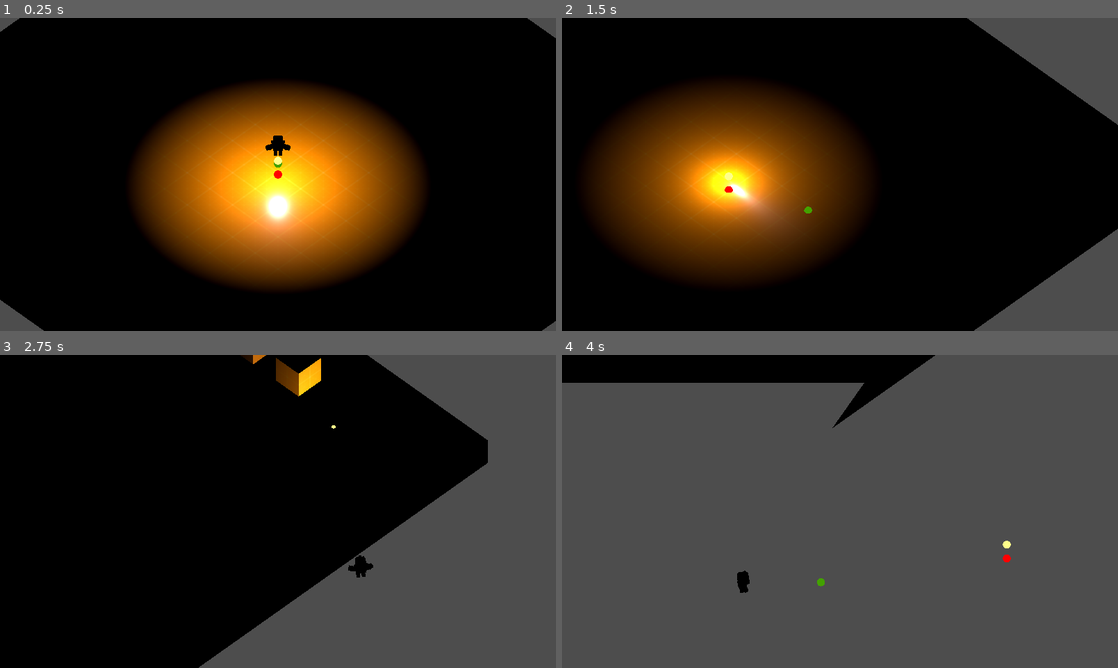
Above: before the commit, frames 1-4 (two rows, left to right).
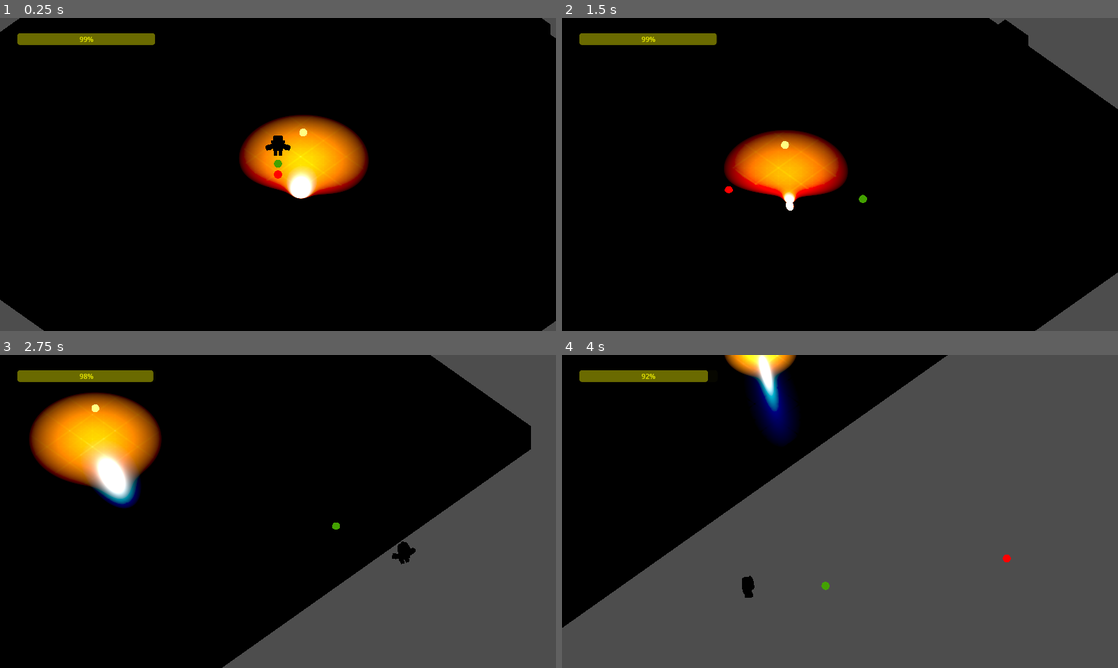
Above: after the commit, the same moments.

Repository: MVCP1/GameJamPUC
Game: Godot game, scene res://scene/test.tscn
Same seed, same stepped clock (60 frames per second), same inputs: the game is played once before the commit and once after it. The engine's default icon, where the game draws it, is replaced by a stand-in: a white triangle on a blue panel in a dark square.
Inputs (mouse positions are in pixels of both pictures, inside the frame that each line leads up to):
- Up to frame 1 (0.25 s): no input
- Up to frame 2 (1.5 s): move the mouse to (962, 158) at 0.52 s; hold D (right) 0.53-1.28 s; hold Shift (shift) 0.53-1.28 s; click (962, 158) at 0.6 s; move the mouse to (728, 190) at 1.27 s; hold S (down) from 1.28 s (still down); tap Shift (shift) at 1.35 s
- Up to frame 3 (2.75 s): click (166, 527) at 1.55 s; move the mouse to (333, 442) at 2.02 s; release S (down) at 2.03 s; hold D (right) from 2.03 s (still down); hold Shift (shift) from 2.03 s (still down); click (333, 442) at 2.1 s
- Up to frame 4 (4 s): move the mouse to (812, 574) at 2.77 s; release D (right) at 2.78 s; release Shift (shift) at 2.78 s; hold W (up) 2.78-3.53 s; tap Shift (shift) at 2.85 s; click (812, 574) at 3.05 s; move the mouse to (1006, 558) at 3.52 s; hold A (left) from 3.53 s (still down); hold Shift (shift) from 3.53 s (still down); tap Space (space) at 3.6 s

The runs differ from the first frame. In frame 1, 28% of the frame differs, in the area x 3-99%, y 0-87%; in frame 2, 30%, in the area x 3-100%, y 0-100%; in frame 3, 14%; in frame 4, 26%.

Commit message:
Energia e Plataformas

Diff:
--- a/entity/fairy.gd
+++ b/entity/fairy.gd
@@ -1,11 +1,46 @@
-extends MeshInstance3D
+extends CharacterBody3D
 
+const maxSpeed = 15
+const slowSpeed = 5
+const minSpeed = 1
+
+var direction = Vector3(0,0,0)
+var distance
+const distance_min = 0.1
+
+const min_size = 0.18
+const max_size = 0.25
+
+const max_y_offset = 1.5
+
+const max_light = 5.0
+const min_light = 0.5
+
+var can_move = true
 
 # Called when the node enters the scene tree for the first time.
 func _ready():
+	$Energy.value = 100.0
+	$MeshInstance3D/OmniLight3D.light_energy = max_light
 	pass # Replace with function body.
 
 
 # Called every frame. 'delta' is the elapsed time since the previous frame.
 func _process(delta):
+	if Input.is_action_just_pressed('click'):
+		can_move = not can_move
+
+	var percent = ($Energy.value/$Energy.max_value)
+	$MeshInstance3D.scale = Vector3(1,1,1)*clamp(max_size*percent, min_size, max_size)
+	$MeshInstance3D/OmniLight3D.light_energy = clamp(max_light*percent, min_light, max_light)
+
+	if can_move:
+		var mouse = Game.get_mouse() + Vector3(0,clamp(max_y_offset*percent, 0, max_y_offset),0)
+		distance = global_position.distance_to(mouse)
+		if(distance > distance_min):
+			direction += (mouse - global_position).normalized()*2
+			direction = direction.normalized()
+			velocity = direction*clamp(distance, minSpeed, slowSpeed+(maxSpeed-slowSpeed)*percent)
+			move_and_slide()
+			$Energy.value -= $Energy.step*clamp(distance, minSpeed, maxSpeed)
 	pass
--- a/entity/fairy.tscn
+++ b/entity/fairy.tscn
@@ -11,11 +11,68 @@
 [sub_resource type="SphereMesh" id="SphereMesh_74yjs"]
 material = SubResource("StandardMaterial3D_hjao7")
 
-[node name="Fairy" type="MeshInstance3D"]
-transform = Transform3D(1, 0, 0, 0, 1, 0, 0, 0, 1, 0, 1.71111, 0)
+[sub_resource type="SphereShape3D" id="SphereShape3D_0vpjy"]
+radius = 0.203805
+
+[sub_resource type="Animation" id="Animation_ngny0"]
+resource_name = "idle"
+loop_mode = 2
+tracks/0/type = "bezier"
+tracks/0/imported = false
+tracks/0/enabled = true
+tracks/0/path = NodePath("MeshInstance3D:position:y")
+tracks/0/interp = 1
+tracks/0/loop_wrap = true
+tracks/0/keys = {
+"handle_modes": PackedInt32Array(0, 0),
+"points": PackedFloat32Array(0.1, -0.25, 0, 0.25, 0, -0.1, -0.25, 0, 0.25, 0),
+"times": PackedFloat32Array(0, 1)
+}
+
+[sub_resource type="Animation" id="Animation_kaqoa"]
+length = 0.001
+tracks/0/type = "bezier"
+tracks/0/imported = false
+tracks/0/enabled = true
+tracks/0/path = NodePath("MeshInstance3D:position:y")
+tracks/0/interp = 1
+tracks/0/loop_wrap = true
+tracks/0/keys = {
+"handle_modes": PackedInt32Array(0),
+"points": PackedFloat32Array(0, -0.25, 0, 0.25, 0),
+"times": PackedFloat32Array(0)
+}
+
+[sub_resource type="AnimationLibrary" id="AnimationLibrary_yx81q"]
+_data = {
+"RESET": SubResource("Animation_kaqoa"),
+"idle": SubResource("Animation_ngny0")
+}
+
+[node name="Fairy" type="CharacterBody3D"]
+script = ExtResource("1_2ouis")
+
+[node name="MeshInstance3D" type="MeshInstance3D" parent="."]
+transform = Transform3D(0.25, 0, 0, 0, 0.25, 0, 0, 0, 0.25, 0, 0, 0)
 mesh = SubResource("SphereMesh_74yjs")
 skeleton = NodePath("../..")
-script = ExtResource("1_2ouis")
 
-[node name="OmniLight3D" type="OmniLight3D" parent="."]
+[node name="OmniLight3D" type="OmniLight3D" parent="MeshInstance3D"]
 light_energy = 4.243
+
+[node name="CollisionShape3D" type="CollisionShape3D" parent="."]
+shape = SubResource("SphereShape3D_0vpjy")
+
+[node name="AnimationPlayer" type="AnimationPlayer" parent="."]
+libraries = {
+"": SubResource("AnimationLibrary_yx81q")
+}
+autoplay = "idle"
+
+[node name="Energy" type="ProgressBar" parent="."]
+modulate = Color(1, 1, 0, 1)
+offset_left = 40.0
+offset_top = 35.0
+offset_right = 358.0
+offset_bottom = 62.0
+value = 20.0
--- /dev/null
+++ b/map/platform.gd
@@ -0,0 +1,40 @@
+extends Node3D
+
+@export var time = 3
+@export var fairy_distance = 2
+@export var likes_fairy = true
+var forward = true
+var tween
+var active
+
+# Called when the node enters the scene tree for the first time.
+func _ready():
+	move()
+	pass # Replace with function body.
+
+
+# Called every frame. 'delta' is the elapsed time since the previous frame.
+func _process(delta):
+	if Game.get_mouse().distance_to($box.global_position) > fairy_distance:
+		active = not likes_fairy
+	else:
+		active = likes_fairy
+	if active:
+		tween.play()
+		$box/CollisionShape3D/MeshInstance3D.material_override.albedo_color = Color(0,1,0)
+	else:
+		tween.pause()
+		$box/CollisionShape3D/MeshInstance3D.material_override.albedo_color = Color(1,0,0)
+	pass
+
+
+func move():
+	tween = create_tween()
+	#tween.set_ease(Tween.EASE_OUT)
+	tween.set_trans(Tween.TRANS_QUART)
+	tween.tween_property($box, 'global_position', $End.global_position if forward else $Start.global_position, time)
+	tween.connect("finished", on_tween_finished)
+
+func on_tween_finished():
+	forward = not forward
+	move()
--- /dev/null
+++ b/map/platform.tscn
@@ -0,0 +1,28 @@
+[gd_scene load_steps=5 format=3 uid="uid://ckl7l6l84vgwb"]
+
+[ext_resource type="Script" path="res://map/platform.gd" id="1_onxfn"]
+
+[sub_resource type="BoxShape3D" id="BoxShape3D_54svo"]
+
+[sub_resource type="StandardMaterial3D" id="StandardMaterial3D_rfs5l"]
+albedo_color = Color(1, 0, 0, 1)
+
+[sub_resource type="BoxMesh" id="BoxMesh_6nq4a"]
+
+[node name="Plataform" type="Node3D"]
+script = ExtResource("1_onxfn")
+
+[node name="Start" type="Marker3D" parent="."]
+transform = Transform3D(1, 0, 0, 0, 1, 0, 0, 0, 1, 0, 0, -0.0835342)
+
+[node name="box" type="AnimatableBody3D" parent="."]
+
+[node name="CollisionShape3D" type="CollisionShape3D" parent="box"]
+shape = SubResource("BoxShape3D_54svo")
+
+[node name="MeshInstance3D" type="MeshInstance3D" parent="box/CollisionShape3D"]
+material_override = SubResource("StandardMaterial3D_rfs5l")
+mesh = SubResource("BoxMesh_6nq4a")
+
+[node name="End" type="Marker3D" parent="."]
+transform = Transform3D(1, 0, 0, 0, 1, 0, 0, 0, 1, 0, 0, 1.45823)
--- a/project.godot
+++ b/project.godot
@@ -10,7 +10,7 @@
 
 [application]
 
-config/name="Soul Forger"
+config/name="GameJamPUC"
 run/main_scene="res://scene/test.tscn"
 config/features=PackedStringArray("4.2", "Forward Plus")
 config/icon="res://icon.svg"
--- a/scene/test.tscn
+++ b/scene/test.tscn
@@ -1,8 +1,18 @@
-[gd_scene load_steps=4 format=3 uid="uid://cxhb0wx45owjr"]
+[gd_scene load_steps=10 format=3 uid="uid://cxhb0wx45owjr"]
 
 [ext_resource type="PackedScene" uid="uid://nlidij6kaaek" path="res://entity/player.tscn" id="2_nf5h7"]
 [ext_resource type="PackedScene" uid="uid://c484e3nk3hpmf" path="res://map/box.tscn" id="2_yahha"]
+[ext_resource type="PackedScene" uid="uid://8nsp36ic37w6" path="res://entity/fairy.tscn" id="3_3xkhv"]
 [ext_resource type="PackedScene" uid="uid://caswk7rd54bhd" path="res://utility/camera.tscn" id="3_hegle"]
+[ext_resource type="PackedScene" uid="uid://ckl7l6l84vgwb" path="res://map/platform.tscn" id="4_4ia5w"]
+[ext_resource type="Script" path="res://map/platform.gd" id="5_hbru6"]
+
+[sub_resource type="BoxShape3D" id="BoxShape3D_54svo"]
+
+[sub_resource type="StandardMaterial3D" id="StandardMaterial3D_rfs5l"]
+albedo_color = Color(1, 0, 0, 1)
+
+[sub_resource type="BoxMesh" id="BoxMesh_6nq4a"]
 
 [node name="Main" type="Node3D"]
 
@@ -12,7 +22,7 @@
 transform = Transform3D(20.532, 0, 0, 0, 1, 0, 0, 0, 19.6741, -0.237894, 0, -0.468285)
 
 [node name="box2" parent="Node3D" instance=ExtResource("2_yahha")]
-transform = Transform3D(1, 0, 0, 0, 1, 0, 0, 0, 1, 4, 1, -8)
+transform = Transform3D(1, 0, 0, 0, 1, 0, 0, 0, 1, 7, 1, -8)
 
 [node name="box3" parent="Node3D" instance=ExtResource("2_yahha")]
 transform = Transform3D(1, 0, 0, 0, 1, 0, 0, 0, 1, -6, 1, -7)
@@ -27,34 +37,34 @@
 transform = Transform3D(1, 0, 0, 0, 1, 0, 0, 0, 1, -6, 4, -7)
 
 [node name="box7" parent="Node3D" instance=ExtResource("2_yahha")]
-transform = Transform3D(1, 0, 0, 0, 1, 0, 0, 0, 1, 2, 1, -8)
+transform = Transform3D(1, 0, 0, 0, 1, 0, 0, 0, 1, 5, 1, -8)
 
 [node name="box8" parent="Node3D" instance=ExtResource("2_yahha")]
-transform = Transform3D(1, 0, 0, 0, 1, 0, 0, 0, 1, 2, 2, -8)
+transform = Transform3D(1, 0, 0, 0, 1, 0, 0, 0, 1, 5, 2, -8)
 
 [node name="box9" parent="Node3D" instance=ExtResource("2_yahha")]
-transform = Transform3D(1, 0, 0, 0, 1, 0, 0, 0, 1, 0, 1, -8)
+transform = Transform3D(1, 0, 0, 0, 1, 0, 0, 0, 1, 3, 1, -8)
 
 [node name="box10" parent="Node3D" instance=ExtResource("2_yahha")]
-transform = Transform3D(1, 0, 0, 0, 1, 0, 0, 0, 1, 0, 2, -8)
+transform = Transform3D(1, 0, 0, 0, 1, 0, 0, 0, 1, 3, 2, -8)
 
 [node name="box11" parent="Node3D" instance=ExtResource("2_yahha")]
-transform = Transform3D(1, 0, 0, 0, 1, 0, 0, 0, 1, 0, 3, -8)
+transform = Transform3D(1, 0, 0, 0, 1, 0, 0, 0, 1, 3, 3, -8)
 
 [node name="box12" parent="Node3D" instance=ExtResource("2_yahha")]
-transform = Transform3D(1, 0, 0, 0, 1, 0, 0, 0, 1, -2, 1, -8)
+transform = Transform3D(1, 0, 0, 0, 1, 0, 0, 0, 1, 1, 1, -8)
 
 [node name="box13" parent="Node3D" instance=ExtResource("2_yahha")]
-transform = Transform3D(1, 0, 0, 0, 1, 0, 0, 0, 1, -2, 2, -8)
+transform = Transform3D(1, 0, 0, 0, 1, 0, 0, 0, 1, 1, 2, -8)
 
 [node name="box14" parent="Node3D" instance=ExtResource("2_yahha")]
-transform = Transform3D(1, 0, 0, 0, 1, 0, 0, 0, 1, -2, 3, -8)
+transform = Transform3D(1, 0, 0, 0, 1, 0, 0, 0, 1, 1, 3, -8)
 
 [node name="box15" parent="Node3D" instance=ExtResource("2_yahha")]
-transform = Transform3D(1, 0, 0, 0, 1, 0, 0, 0, 1, -2, 4, -8)
+transform = Transform3D(1, 0, 0, 0, 1, 0, 0, 0, 1, 1, 4, -8)
 
 [node name="box16" parent="Node3D" instance=ExtResource("2_yahha")]
-transform = Transform3D(1, 0, 0, 0, 1, 0, 0, 0, 1, -2.99939, 3.99488, -7.98591)
+transform = Transform3D(1, 0, 0, 0, 1, 0, 0, 0, 1, 0.000610113, 3.99488, -7.98591)
 
 [node name="box17" parent="Node3D" instance=ExtResource("2_yahha")]
 transform = Transform3D(1, 0, 0, 0, 1, 0, 0, 0, 1, -5.99022, 3.97088, -8.00434)
@@ -66,13 +76,45 @@
 transform = Transform3D(1, 0, 0, 0, 1, 0, 0, 0, 1, -5.99022, 1.97088, -5.00434)
 
 [node name="DirectionalLight3D" type="DirectionalLight3D" parent="."]
-transform = Transform3D(0.999168, 0.0268473, 0.030715, -0.0407945, 0.657564, 0.752294, 0, -0.752921, 0.658111, 0, 5.24456, 0)
-visible = false
+transform = Transform3D(0.731026, 0.576642, 0.364808, -0.649882, 0.425427, 0.629814, 0.207978, -0.697493, 0.685747, -6.79944, 3.64611, -4.76837e-07)
+light_angular_distance = 46.21
+light_negative = true
 
 [node name="Player" parent="." instance=ExtResource("2_nf5h7")]
 transform = Transform3D(1, 0, 0, 0, 1, 0, 0, 0, 1, 0, 1.68034, 0)
+
+[node name="Fairy" parent="." instance=ExtResource("3_3xkhv")]
+transform = Transform3D(1, 0, 0, 0, 1, 0, 0, 0, 1, 0, 1.33862, -1.42814)
 
 [node name="Camera" parent="." instance=ExtResource("3_hegle")]
 transform = Transform3D(0.707107, -0.5, 0.5, 0, 0.707107, 0.707107, -0.707107, -0.5, 0.5, 5, 7.071, 5)
 current = true
 size = 9.745
+
+[node name="platform" parent="." instance=ExtResource("4_4ia5w")]
+transform = Transform3D(1, 0, 0, 0, 1, 0, 0, 0, 1, -1, 4, -8)
+
+[node name="End" parent="platform" index="2"]
+transform = Transform3D(1, 0, 0, 0, 1, 0, 0, 0, 1, -4, 0, 0.00787926)
+
+[node name="Plataform" type="Node3D" parent="."]
+transform = Transform3D(1, 0, 0, 0, 1, 0, 0, 0, 1, 1, 4, -7)
+script = ExtResource("5_hbru6")
+likes_fairy = false
+
+[node name="Start" type="Marker3D" parent="Plataform"]
+transform = Transform3D(1, 0, 0, 0, 1, 0, 0, 0, 1, 0, 0, -0.0835342)
+
+[node name="box" type="AnimatableBody3D" parent="Plataform"]
+
+[node name="CollisionShape3D" type="CollisionShape3D" parent="Plataform/box"]
+shape = SubResource("BoxShape3D_54svo")
+
+[node name="MeshInstance3D" type="MeshInstance3D" parent="Plataform/box/CollisionShape3D"]
+material_override = SubResource("StandardMaterial3D_rfs5l")
+mesh = SubResource("BoxMesh_6nq4a")
+
+[node name="End" type="Marker3D" parent="Plataform"]
+transform = Transform3D(1, 0, 0, 0, 1, 0, 0, 0, 1, 0, 0, 3.8963)
+
+[editable path="platform"]
--- a/utility/camera.gd
+++ b/utility/camera.gd
@@ -1,6 +1,6 @@
 extends Camera3D
 
-const upVector = Vector3(1,sqrt(2),1)*3
+const upVector = Vector3(1,sqrt(2),1)*10
 
 var mouseMaxDistance: float = 2.5
 var centerAreaPosition: Vector3
@@ -40,10 +40,12 @@
 	var intersection_point = Plane(Vector3(0, 1, 0), Game.get_player().position.y).intersects_ray(ray_origin, ray_direction)
 	return intersection_point if intersection_point else Vector3(0,0,0)
 
+
 func setCameraPosition():
 	#if (Game.get_player().position.distance_to(centerAreaPosition) > playerAreaDistance):
-	var playerToMouse : Vector3 = getMousePosition() - Game.get_player().position
-	centerAreaPosition = Game.get_player().position + (playerToMouse.normalized() * min(mouseMaxDistance, playerToMouse.length()/2))
+
+	var playerToTarget : Vector3 = (getMousePosition() if Game.get_fairy().can_move else Game.get_fairy().global_position ) - Game.get_player().position
+	centerAreaPosition = Game.get_player().position + (playerToTarget.normalized() * min(mouseMaxDistance, playerToTarget.length()/2))
 	#centerAreaPosition = Game.get_player().position.move_toward(get_mouse_position(), mouseMaxDistance)
 	var tween = create_tween()
 	tween.set_ease(Tween.EASE_OUT)
--- a/utility/camera.tscn
+++ b/utility/camera.tscn
@@ -1,7 +1,6 @@
-[gd_scene load_steps=8 format=3 uid="uid://caswk7rd54bhd"]
+[gd_scene load_steps=7 format=3 uid="uid://caswk7rd54bhd"]
 
 [ext_resource type="Script" path="res://utility/camera.gd" id="1_u5qjr"]
-[ext_resource type="PackedScene" uid="uid://8nsp36ic37w6" path="res://entity/fairy.tscn" id="2_q8mke"]
 
 [sub_resource type="SphereMesh" id="SphereMesh_ysnxg"]
 
@@ -41,8 +40,6 @@
 surface_material_override/0 = SubResource("StandardMaterial3D_p72u3")
 script = SubResource("GDScript_y3wc8")
 
-[node name="Fairy" parent="mouse" instance=ExtResource("2_q8mke")]
-
 [node name="centerArea" type="MeshInstance3D" parent="."]
 transform = Transform3D(0.25, 0, 0, 0, 0.25, 0, 0, 0, 0.25, -2.38419e-07, 4.23399, -0.0961151)
 mesh = SubResource("SphereMesh_46hpj")
--- a/utility/game.gd
+++ b/utility/game.gd
@@ -16,3 +16,9 @@
 
 func get_camera():
 	return get_tree().root.get_node('Main').get_node('Camera')
+
+func get_mouse():
+	return get_camera().getMousePosition()
+
+func get_fairy():
+	return get_tree().root.get_node('Main').get_node('Fairy')
Not shown: 1 places in entity/fairy.tscn that only renumber resources
